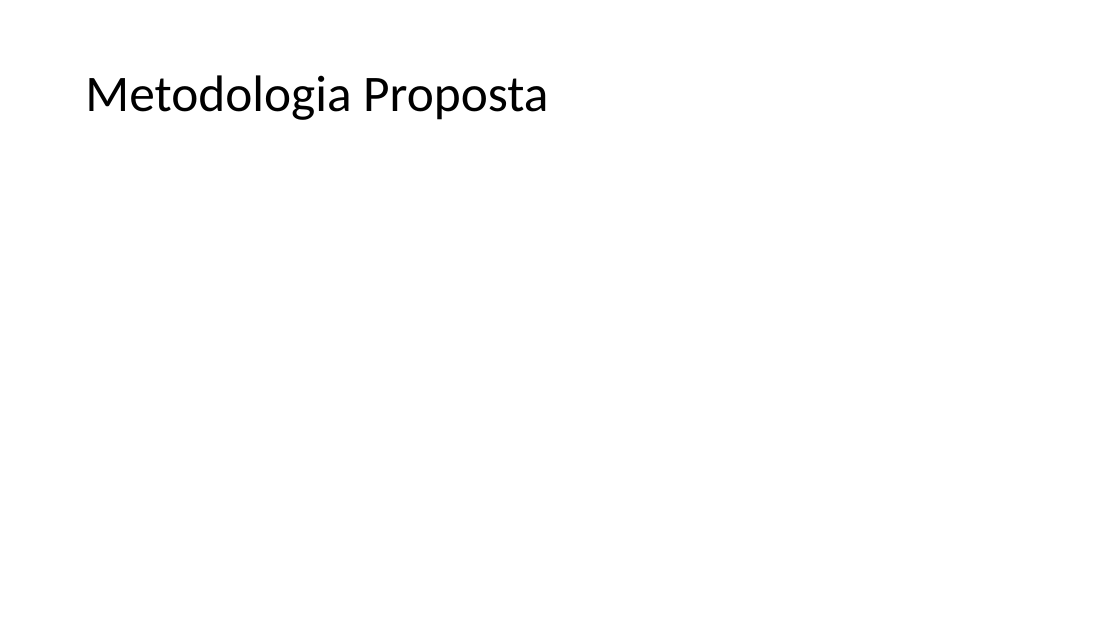
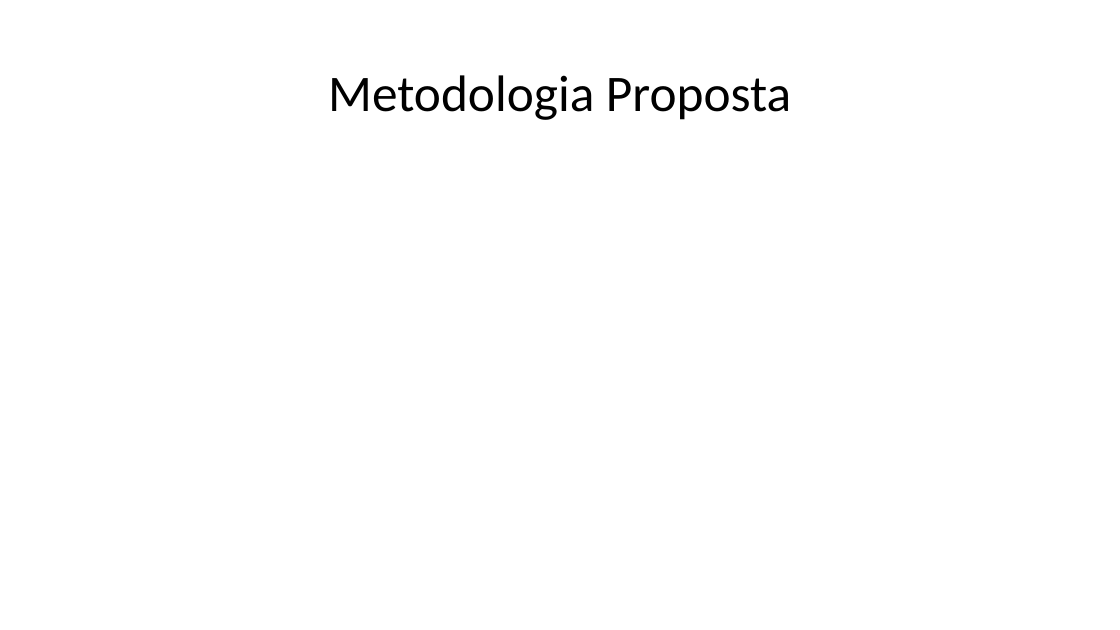
Before and after one commit to TavaresCarlos/TerrainIntelGIS, a slide deck: slide 6 of escrita/seminários/apresentacao.pptx (slide 4 before the commit). Drawn at 1120x630 pixels with LibreOffice and Linux fonts; fonts in the diff are those of the drawing. Boxes give left, top, right and bottom in pixels: in the first picture for what was removed or moved away, otherwise in the second. Text is boxed around its words. In the diff, an @@ line names an element or a change of style, - is before the commit and + after.

```diff
--- a/escrita/seminários/apresentacao.pptx
+++ b/escrita/seminários/apresentacao.pptx
@@ title "Metodologia Proposta" at bbox=[328, 75, 791, 120]: alignment left to centre @@
```
Also in this commit, not shown: 4 other slides changed, 8 slides added, 1 slide removed, 4 other files.
